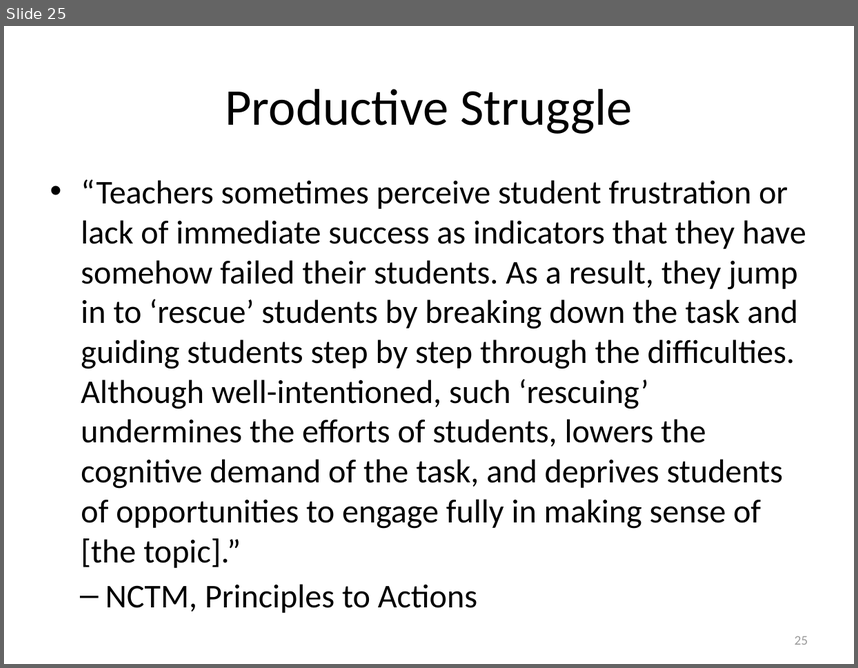
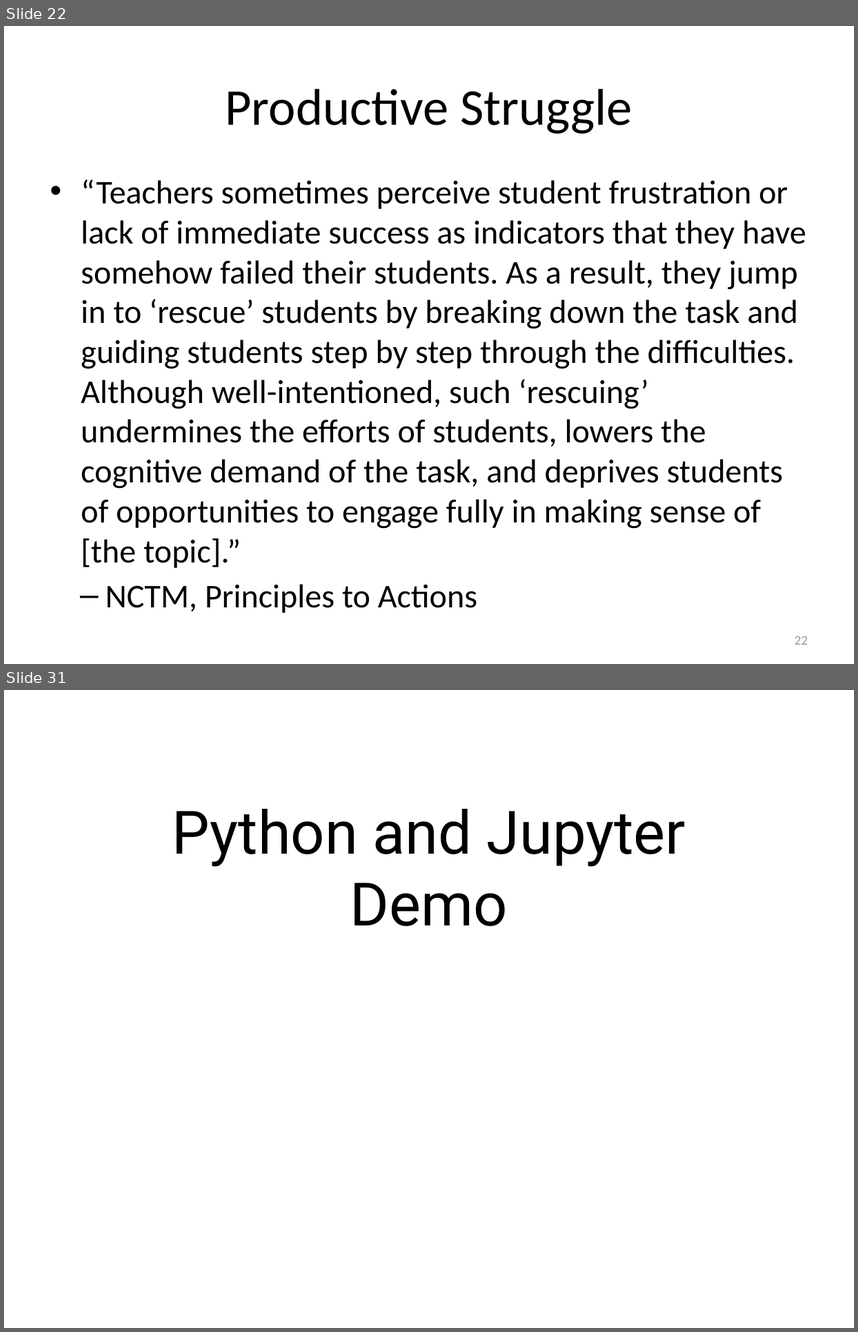
Before and after one commit to j-ales/PN4106_2026_27, a slide deck: slides/PS4106_lecture1_Intro.pptx. Shown one above the other, each under a label of ours: slide 25 before the commit, slides 22 and 31 after it; the slides between them are not shown. The pictures are 858x668 and 858x1332 pixels, drawn with LibreOffice and Linux fonts; fonts in the diff are those of the drawing. Boxes give left, top, right and bottom in pixels: in the first picture for what was removed or moved away, otherwise in the second. Text is boxed around its words. In the diff, an @@ line names an element or a change of style, - is before the commit and + after.

```diff
--- a/slides/PS4106_lecture1_Intro.pptx
+++ b/slides/PS4106_lecture1_Intro.pptx
@@ slide 31 added at box(4, 690, 854, 1328), background #FFFFFF @@
@@ title added at box(172, 809, 686, 926), 72 pt, text #000000 @@
+Python and Jupyter Demo
@@ what was slide 25 is now slide 22 @@
@@ page number at box(795, 635, 808, 644): text changed @@
-25
+22
```
Also in this commit, not shown: 3 slides changed, 5 other slides added, 3 slides removed, 3 other files.
